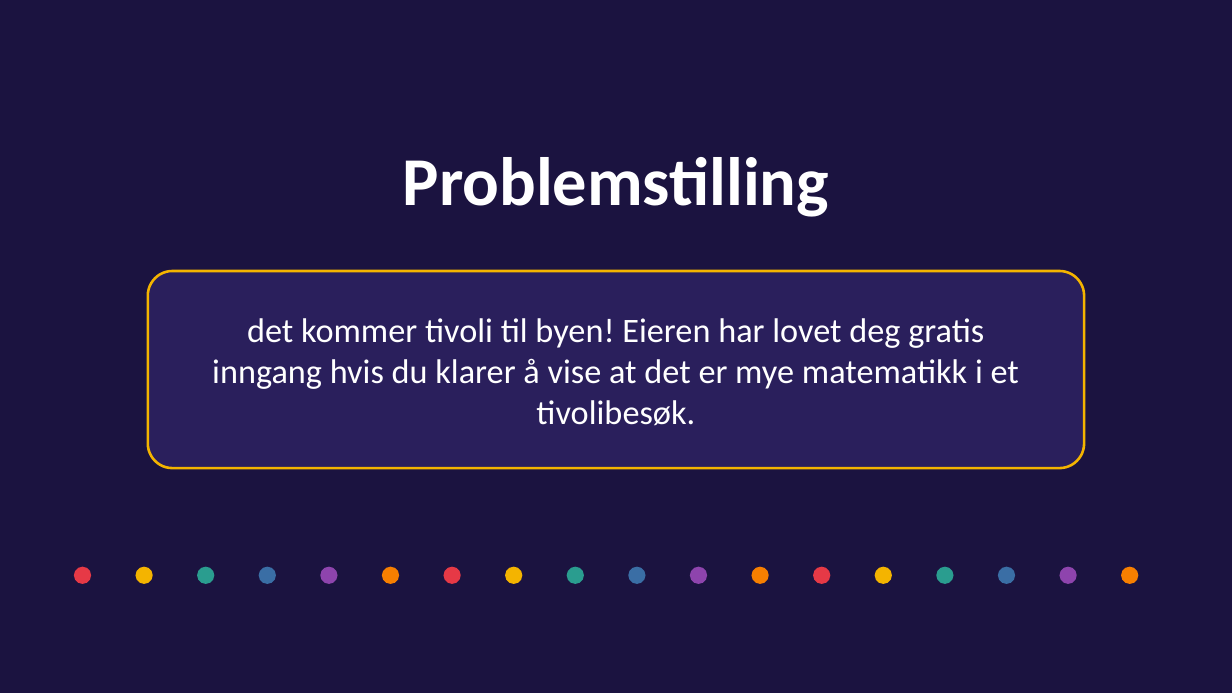
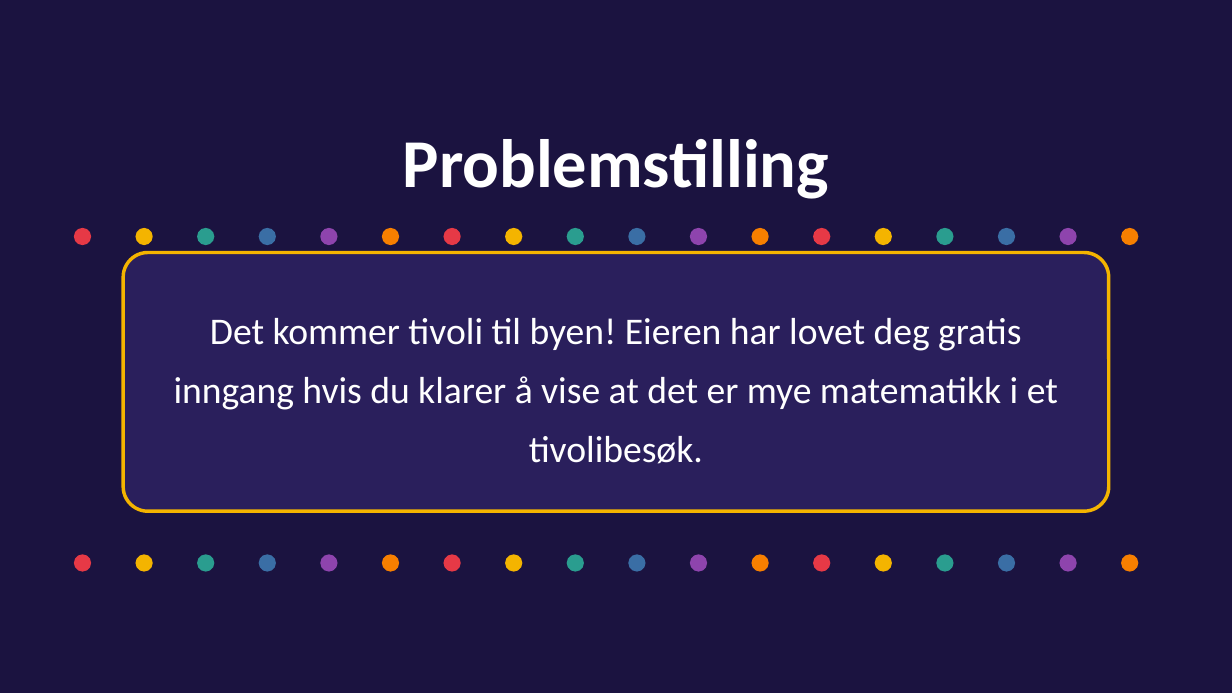
Before and after one commit to Cheatbaron/wizoxclientcloutai, a slide deck: slide 2 of Matematikk.pptx. Drawn at 1232x693 pixels with LibreOffice and Linux fonts; fonts in the diff are those of the drawing. Boxes give left, top, right and bottom in pixels: in the first picture for what was removed or moved away, otherwise in the second. Text is boxed around its words. In the diff, an @@ line names an element or a change of style, - is before the commit and + after.

```diff
--- a/Matematikk.pptx
+++ b/Matematikk.pptx
@@ text "Problemstilling": place and size @@
-text "Problemstilling" at [403, 157, 829, 217]
+text "Problemstilling" at [403, 139, 829, 199]
@@ ellipse added at [74, 228, 91, 245], fill #E63946 @@
@@ ellipse added at [136, 228, 153, 245], fill #F4B400 @@
@@ ellipse added at [197, 228, 214, 245], fill #2A9D8F @@
@@ ellipse added at [259, 228, 276, 245], fill #3A6EA5 @@
@@ ellipse added at [320, 228, 338, 245], fill #8E44AD @@
@@ ellipse added at [382, 228, 399, 245], fill #F77F00 @@
@@ ellipse added at [444, 228, 461, 245], fill #E63946 @@
@@ ellipse added at [505, 228, 522, 245], fill #F4B400 @@
@@ ellipse added at [567, 228, 584, 245], fill #2A9D8F @@
@@ ellipse added at [628, 228, 646, 245], fill #3A6EA5 @@
@@ ellipse added at [690, 228, 707, 245], fill #8E44AD @@
@@ ellipse added at [752, 228, 769, 245], fill #F77F00 @@
@@ ellipse added at [813, 228, 830, 245], fill #E63946 @@
@@ ellipse added at [875, 228, 892, 245], fill #F4B400 @@
@@ ellipse added at [936, 228, 954, 245], fill #2A9D8F @@
@@ ellipse added at [998, 228, 1015, 245], fill #3A6EA5 @@
@@ ellipse added at [1060, 228, 1077, 245], fill #8E44AD @@
@@ ellipse added at [1121, 228, 1138, 245], fill #F77F00 @@
@@ rounded rectangle: place and size @@
-rounded rectangle at [148, 271, 1084, 468]
+rounded rectangle at [123, 253, 1109, 511]
@@ rounded rectangle at [123, 253, 1109, 511]: outline #F4B400 1.5 pt to #F4B400 2 pt; proportions changed @@
@@ text at [174, 318, 1058, 464]: text changed; size 20 to 22 pt @@
-det kommer tivoli til byen! Eieren har lovet deg gratis inngang hvis du klarer å vise at det er mye matematikk i et tivolibesøk.
+Det kommer tivoli til byen! Eieren har lovet deg gratis inngang hvis du klarer å vise at det er mye matematikk i et tivolibesøk.
@@ 18 ellipses: place and size @@
-18 ellipses at [74, 567, 1138, 584]
+18 ellipses at [74, 554, 1138, 572]
```
Also in this commit, not shown: 4 other slides changed, 5 slides added, 2 slides removed.
